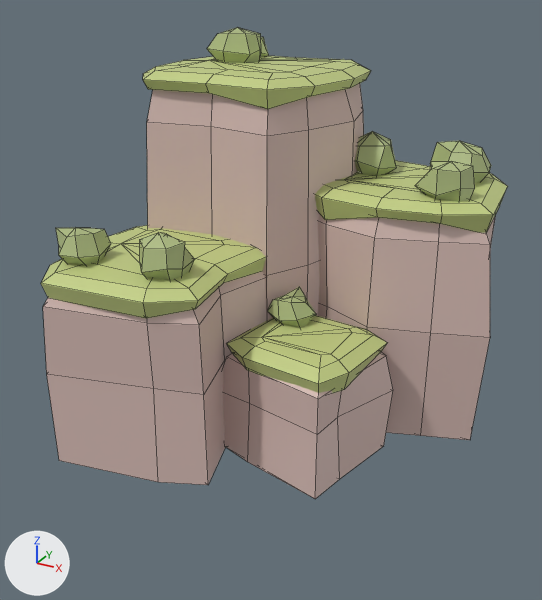
One commit to the FBX model Assets/Art/Models/Environment/Cliffs/Cliff_Cluster_Corner.fbx: the scene before it, then after it.
One viewpoint serves both versions: a camera (50 mm lens) standing at (3.73, -7.2, 4.75) and looking at (-0.05, -0.33, 1.32). Lighting does not change. The marker at lower left points along +X, +Y and +Z. The picture after the commit comes second. Mesh edges are drawn as thin lines. Where no turn or scale is listed for an object, it has been applied to the vertices.

Names of what the first picture shows: 'Cliff_Cluster_Corner'.
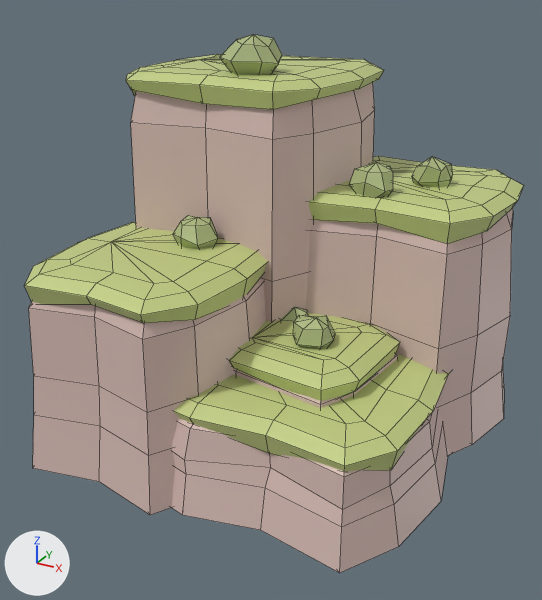
Patch to the scene script:
```diff
--- a/Assets/Art/Models/Environment/Cliffs/Cliff_Cluster_Corner.fbx.py
+++ b/Assets/Art/Models/Environment/Cliffs/Cliff_Cluster_Corner.fbx.py
@@ me_cliff_cluster_corner @@
-me_cliff_cluster_corner.from_pydata(...)  # 504 vertices, 592 faces; spans x -2.22..2.27, y -2.19..2.25, z -0.3..4.13
+me_cliff_cluster_corner.from_pydata(...)  # 783 vertices, 916 faces; spans x -2.46..2.43, y -2.43..2.41, z -0.3..4.13
+# me_cliff_cluster_corner part 1: the loose piece of 48 vertices spanning x -2.21..0.42, y -0.38..2.25, z -0.3..3.58 is rebuilt with 60 vertices and now spans x -2.43..0.66, y -0.64..2.4, z -0.3..3.58
+# me_cliff_cluster_corner part 2: the loose piece of 48 vertices spanning x -2.14..0.35, y -0.32..2.12, z 3.44..3.74 is rebuilt with 48 vertices and now spans x -2.24..0.46, y -0.45..2.23, z 3.39..3.74
+# me_cliff_cluster_corner part 3: the loose piece of 40 vertices spanning x -2.22..-0.04, y -2.19..0.15, z -0.3..1.78 is rebuilt with 60 vertices and now spans x -2.46..0.22, y -2.43..0.44, z -0.3..1.78
+# me_cliff_cluster_corner part 4: the loose piece of 40 vertices spanning x -2.12..-0.08, y -2.13..0.1, z 1.65..1.94 is rebuilt with 48 vertices and now spans x -2.26..0.04, y -2.25..0.26, z 1.58..1.94
+# me_cliff_cluster_corner part 5: the loose piece of 40 vertices spanning x -0.17..2.27, y 0.01..2.25, z -0.3..2.38 is rebuilt with 60 vertices and now spans x -0.44..2.43, y -0.24..2.41, z -0.3..2.38
+# me_cliff_cluster_corner part 6: the loose piece of 40 vertices spanning x -0.11..2.13, y 0.07..2.13, z 2.17..2.54 is rebuilt with 48 vertices and now spans x -0.25..2.24, y -0.06..2.24, z 2.2..2.54
+# me_cliff_cluster_corner part 7: the loose piece of 32 vertices spanning x -0.33..1.4, y -1.4..0.2, z -0.3..0.98 is rebuilt with 40 vertices and now spans x -0.52..1.59, y -1.62..0.39, z -0.3..0.98
+# me_cliff_cluster_corner part 8: the loose piece of 32 vertices spanning x -0.22..1.31, y -1.34..0.11, z 0.82..1.14 is rebuilt with 32 vertices and now spans x -0.35..1.43, y -1.45..0.23, z 0.79..1.14
+# me_cliff_cluster_corner part 9: the loose piece of 23 vertices spanning x -1.63..-1.13, y 1.34..1.78, z 3.71..4.01 is deleted
+# me_cliff_cluster_corner part 10: the loose piece of 23 vertices spanning x -0.91..-0.4, y -1.78..-1.21, z 1.91..2.37 is deleted
+# me_cliff_cluster_corner part 11: the loose piece of 23 vertices spanning x 1.27..1.87, y 0.36..0.91, z 2.51..2.9 is deleted
+# me_cliff_cluster_corner part 12: the loose piece of 23 vertices spanning x -1.98..-1.4, y -1.83..-1.28, z 1.91..2.27 is deleted
+# me_cliff_cluster_corner part 13: the loose piece of 23 vertices spanning x -1.63..-0.96, y 0.74..1.39, z 3.7..4.13 is deleted
+# me_cliff_cluster_corner part 14: 23 vertices removed from x -0.07..0.51, y -0.56..-0.06, z 1.11..1.45; 295 vertices added at x -2.27..2.24, y -2.28..2.26, z -0.3..2.24
+# me_cliff_cluster_corner part 15: 46 vertices removed from x 0.16..1.84, y 0.92..1.66, z 2.5..3.01; 69 vertices added at x -0.07..1.53, y 0.18..1.19, z 2.51..2.87
+# me_cliff_cluster_corner part 16: 23 vertices added at x -0.86..-0.2, y -0.2..0.43, z 3.7..4.13
 me_cliff_cluster_corner.materials.append(mat_m_env_cliff)
```

Where the change shows, as pixel boxes (x1, y1, x2, y2) in the pictures (542 x 600 px; the box of a moved part takes in the faces that stretch with it):
'Cliff_Cluster_Corner', reshaped (7% wider, 14% taller)
    before: (41, 27, 507, 499)
    after: (24, 34, 524, 573)
part 1 of me_cliff_cluster_corner, rebuilt (12% wider)
    before: (147, 83, 364, 320)
    after: (131, 83, 375, 322)
part 2 of me_cliff_cluster_corner, rebuilt (13% wider)
    before: (143, 55, 371, 109)
    after: (126, 54, 384, 110)
part 3 of me_cliff_cluster_corner, rebuilt (11% taller)
    before: (43, 271, 267, 485)
    after: (29, 277, 266, 515)
part 4 of me_cliff_cluster_corner, rebuilt (8% wider, 9% taller)
    before: (41, 225, 266, 318)
    after: (24, 222, 268, 323)
part 5 of me_cliff_cluster_corner, rebuilt (16% wider, 9% taller)
    before: (317, 215, 495, 440)
    after: (306, 208, 513, 454)
part 6 of me_cliff_cluster_corner, rebuilt (12% wider, 19% taller)
    before: (315, 160, 507, 233)
    after: (308, 156, 524, 243)
part 7 of me_cliff_cluster_corner, rebuilt (mostly hidden afterwards)
    before: (223, 352, 393, 499)
    after: (235, 354, 398, 408)
part 8 of me_cliff_cluster_corner, rebuilt
    before: (226, 315, 387, 393)
    after: (229, 313, 400, 401)
part 9 of me_cliff_cluster_corner, deleted (mostly hidden)
    before: (261, 37, 269, 57)
part 10 of me_cliff_cluster_corner, deleted (green)
    before: (140, 233, 195, 280)
part 11 of me_cliff_cluster_corner, deleted (green)
    before: (415, 161, 475, 202)
part 12 of me_cliff_cluster_corner, deleted (green)
    before: (56, 227, 111, 265)
part 13 of me_cliff_cluster_corner, deleted (green)
    before: (207, 27, 261, 63)
part 14 of me_cliff_cluster_corner, built on
    before: (267, 287, 316, 328)
    after: (172, 215, 450, 573)
part 15 of me_cliff_cluster_corner, moved or reshaped
    before: (354, 131, 491, 184)
    after: (349, 157, 453, 197)
part 16 of me_cliff_cluster_corner, added (green)
    after: (219, 34, 282, 75)
